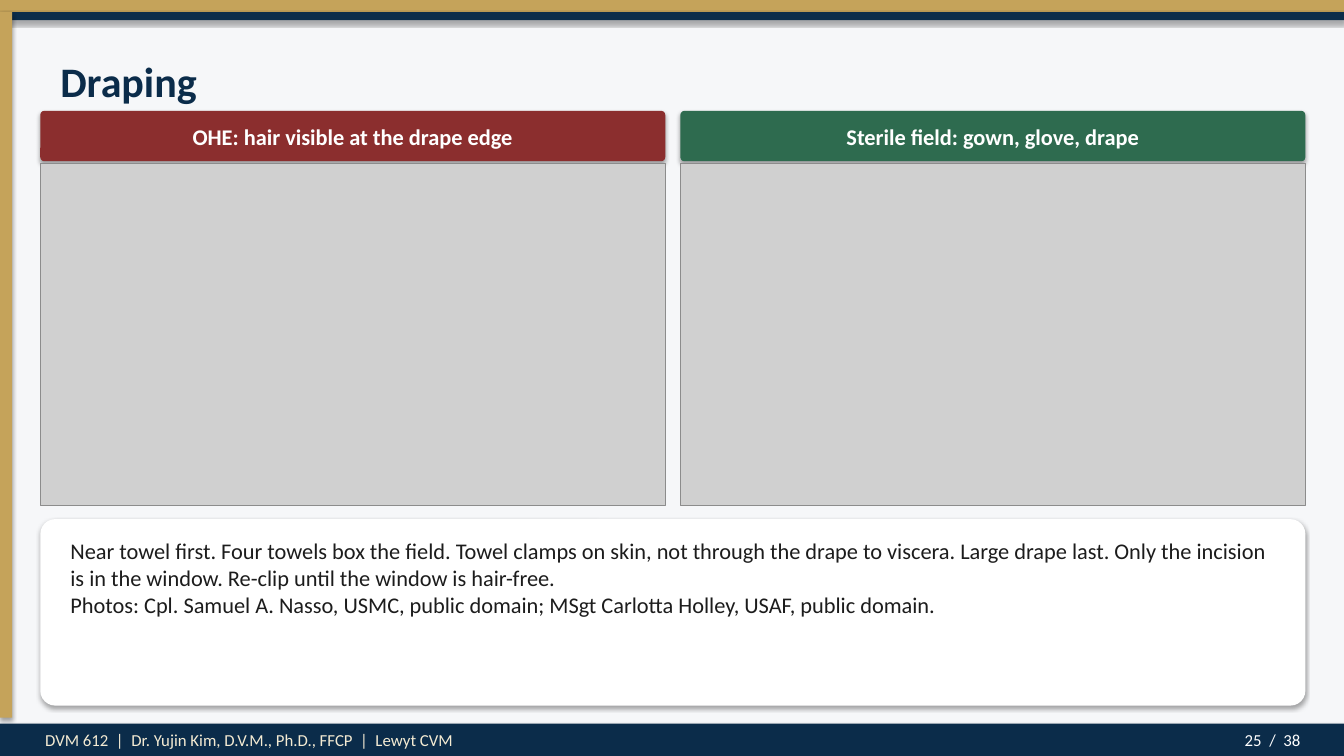
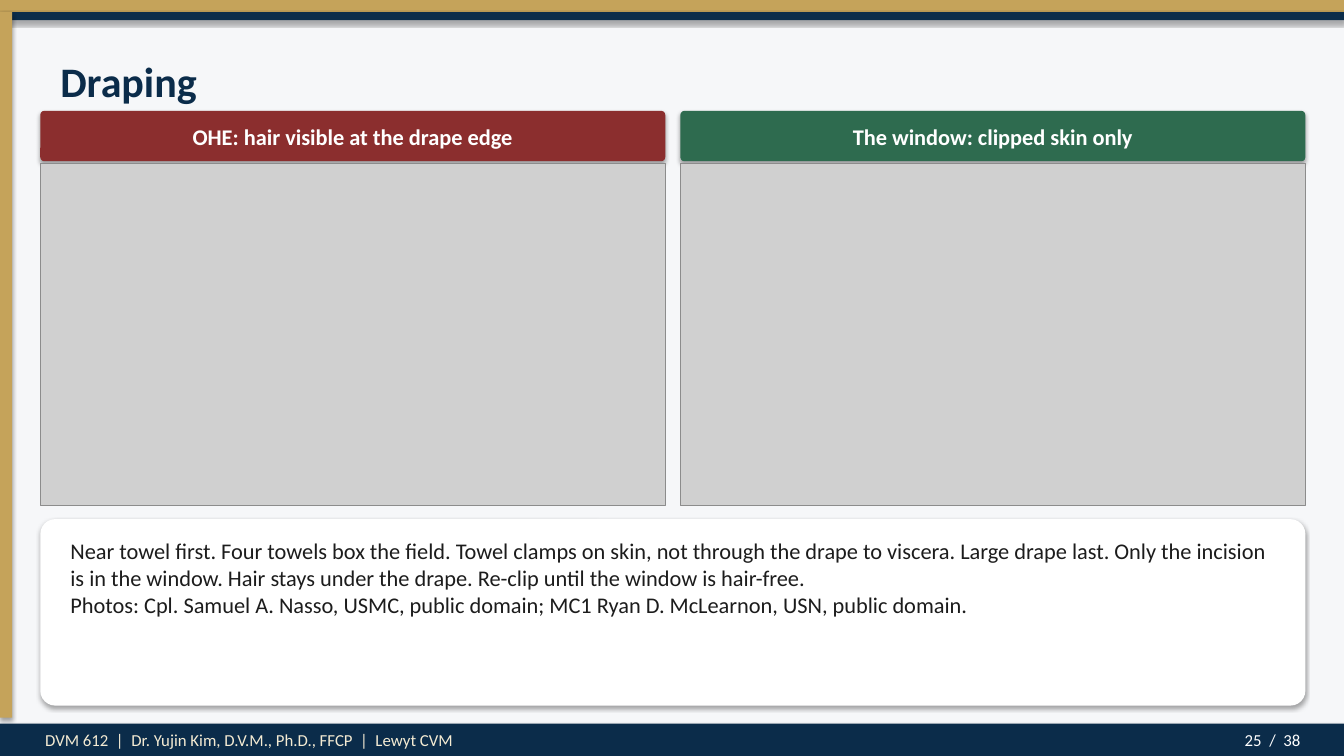
Before and after one commit to drkimvet/happycare, a slide deck: slide 25 of lectures/DVM-612_Week4_Preop_PatientPrep_Postop.pptx. Drawn at 1344x756 pixels with LibreOffice and Linux fonts; fonts in the diff are those of the drawing; grey boxes stand for pictures. Boxes give left, top, right and bottom in pixels: in the first picture for what was removed or moved away, otherwise in the second. Text is boxed around its words. In the diff, an @@ line names an element or a change of style, - is before the commit and + after.

```diff
--- a/lectures/DVM-612_Week4_Preop_PatientPrep_Postop.pptx
+++ b/lectures/DVM-612_Week4_Preop_PatientPrep_Postop.pptx
@@ text at bbox=[853, 129, 1133, 149]: text changed @@
-Sterile field: gown, glove, drape
+The window: clipped skin only
@@ text at bbox=[70, 543, 1266, 617]: text changed @@
-Near towel first. Four towels box the field. Towel clamps on skin, not through the drape to viscera. Large drape last. Only the incision is in the window. Re-clip until the window is hair-free.
-Photos: Cpl. Samuel A. Nasso, USMC, public domain; MSgt Carlotta Holley, USAF, public domain.
+Near towel first. Four towels box the field. Towel clamps on skin, not through the drape to viscera. Large drape last. Only the incision is in the window. Hair stays under the drape. Re-clip until the window is hair-free.
+Photos: Cpl. Samuel A. Nasso, USMC, public domain; MC1 Ryan D. McLearnon, USN, public domain.
```
Also in this commit, not shown: 1 other slide changed, 6 other files.
